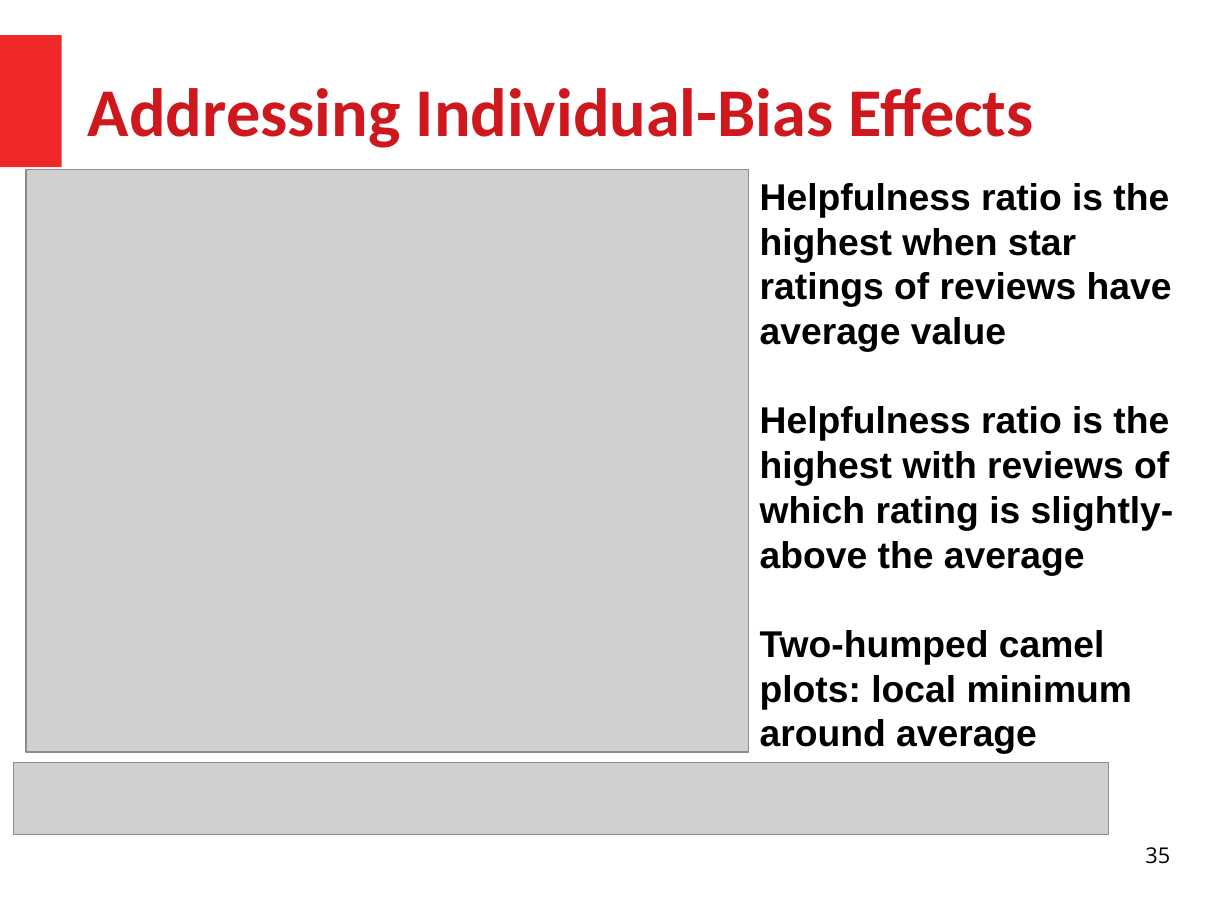
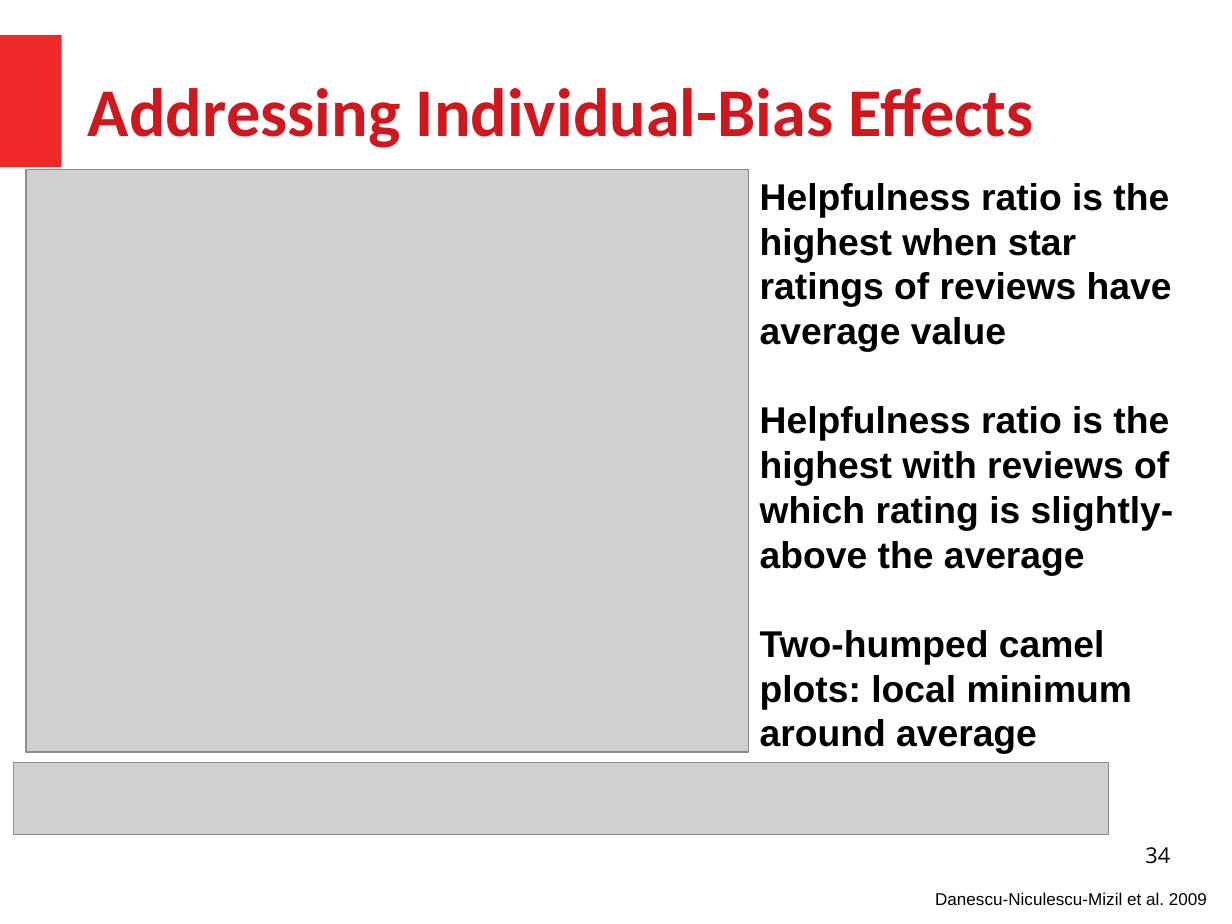
Before and after one commit to HussamHallak/cs834-f17, a slide deck: slide 34 of assignments/P5/P5.odp (slide 35 before the commit). Drawn at 1232x924 pixels with LibreOffice and Linux fonts; fonts in the diff are those of the drawing; grey boxes stand for pictures. Boxes give left, top, right and bottom in pixels: in the first picture for what was removed or moved away, otherwise in the second. Text is boxed around its words. In the diff, an @@ line names an element or a change of style, - is before the commit and + after.

```diff
--- a/assignments/P5/P5.odp
+++ b/assignments/P5/P5.odp
@@ page number at [1145,847,1170,864]: text changed @@
-35
+34
@@ text added at [935,892,1207,905], 11 pt, text #000000 @@
+Danescu-Niculescu-Mizil et al. 2009
```
Also in this commit, not shown: 16 other slides changed, 3 slides added, 4 slides removed, 1 other file.
